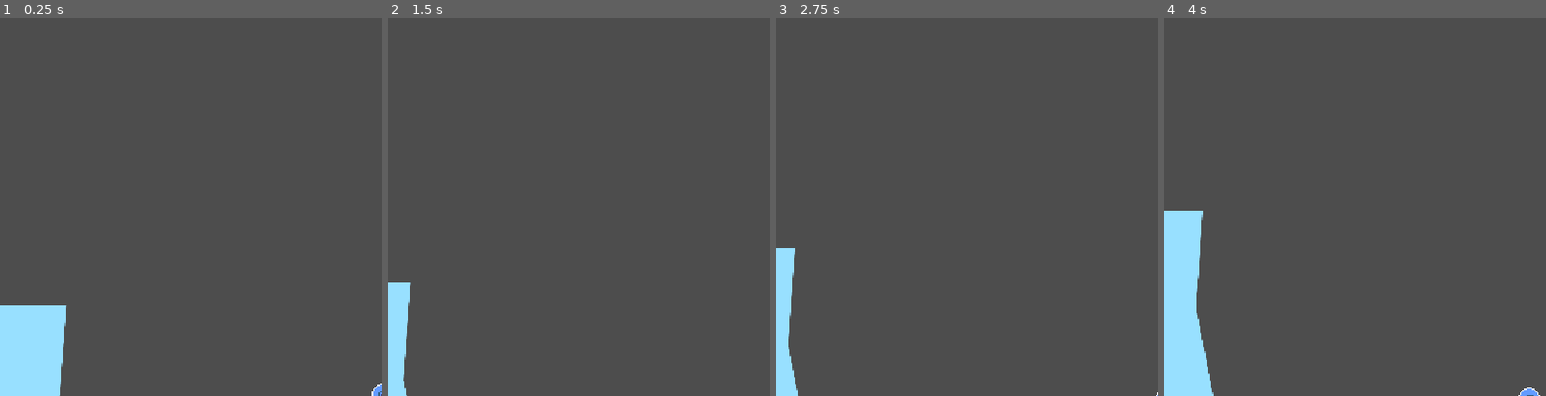
Above: before the commit, frames 1-4 (left to right).
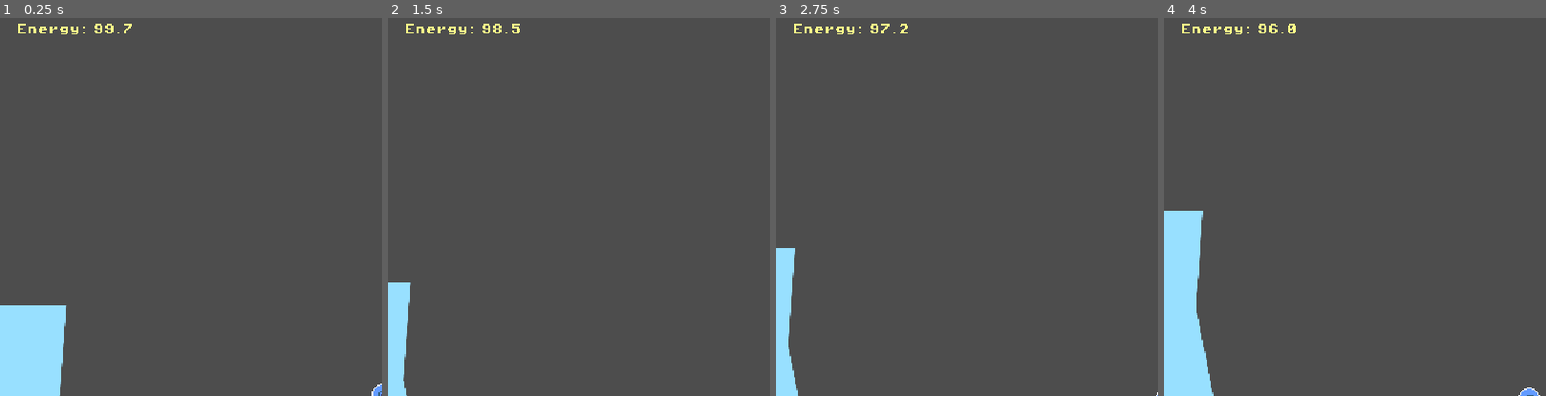
Above: after the commit, the same moments.

Repository: hawkstein/ld57-europan-expedition
Game: Godot game, scene res://scenes/game.tscn
The game is run twice, just before and just after one commit, with the same random seed, the same clock (stepped at 60 frames per second) and the same inputs.
Inputs:
- Up to frame 1 (0.25 s): no input
- Up to frame 2 (1.5 s): hold Right (thrust_right) 0.53-1.28 s; hold Left (thrust_left) from 1.28 s (still down)
- Up to frame 3 (2.75 s): release Left (thrust_left) at 2.03 s; hold Right (thrust_right) from 2.03 s (still down)
- Up to frame 4 (4 s): release Right (thrust_right) at 2.78 s; hold Left (thrust_left) from 2.78 s (still down)
The pictures show only the part of the screen within x 0-50%, y 0-50%; the shares and areas given below are measured in that part.

The runs differ from the first frame. In frame 1, 0.2% of the frame differs, in the area x 4-35%, y 1-5%; in frame 2, 0.3%; in frame 3, 0.2%; in frame 4, 0.3%.

Commit message:
add HUD with energy update UI

Diff:
--- a/scenes/game.tscn
+++ b/scenes/game.tscn
@@ -1,8 +1,10 @@
-[gd_scene load_steps=4 format=3 uid="uid://datbrd16t7lty"]
+[gd_scene load_steps=6 format=3 uid="uid://datbrd16t7lty"]
 
 [ext_resource type="PackedScene" uid="uid://b2spppmyrh54x" path="res://scenes/submersible.tscn" id="1_uwrxv"]
 [ext_resource type="PackedScene" uid="uid://d3mquy7bvifif" path="res://scenes/wall.tscn" id="2_yqjtg"]
 [ext_resource type="Texture2D" uid="uid://6m8r3jixkgey" path="res://assets/SmallBlockA.png" id="3_lnu2h"]
+[ext_resource type="Script" uid="uid://fbur17pmri2x" path="res://scripts/hud.gd" id="4_lbhrr"]
+[ext_resource type="FontFile" uid="uid://d1sh02lvddewo" path="res://fonts/PixelOperator8-Bold.ttf" id="5_iywne"]
 
 [node name="Game" type="Node2D"]
 
@@ -29,9 +31,24 @@
 [node name="SmallBlock" type="StaticBody2D" parent="."]
 position = Vector2(228, 286)
 
+[node name="CollisionPolygon2D" type="CollisionPolygon2D" parent="SmallBlock"]
+polygon = PackedVector2Array(-30, -65, -5, -64, 35, 1, 28, 37, 5, 63, -30, 30, -36, -14)
+
 [node name="Sprite2D" type="Sprite2D" parent="SmallBlock"]
 scale = Vector2(0.171, 0.171)
 texture = ExtResource("3_lnu2h")
 
-[node name="CollisionPolygon2D" type="CollisionPolygon2D" parent="SmallBlock"]
-polygon = PackedVector2Array(-30, -65, -5, -64, 35, 1, 28, 37, 5, 63, -30, 30, -36, -14)
+[node name="HUD" type="CanvasLayer" parent="."]
+script = ExtResource("4_lbhrr")
+
+[node name="EnergyLabel" type="Label" parent="HUD"]
+offset_left = 12.0
+offset_top = 10.0
+offset_right = 74.0
+offset_bottom = 33.0
+theme_override_colors/font_color = Color(0.992157, 0.996078, 0.537255, 1)
+theme_override_fonts/font = ExtResource("5_iywne")
+theme_override_font_sizes/font_size = 8
+text = "Energy: "
+
+[connection signal="energy_update" from="Submersible" to="HUD" method="_on_submersible_energy_update"]
--- /dev/null
+++ b/scripts/hud.gd
@@ -0,0 +1,6 @@
+extends CanvasLayer
+
+@onready var energy_label: Label = $EnergyLabel
+
+func _on_submersible_energy_update(energy: float) -> void:
+	energy_label.text = "Energy: "+str(energy).pad_decimals(1)
--- a/scripts/submersible.gd
+++ b/scripts/submersible.gd
@@ -4,8 +4,16 @@
 const HORIZONTAL_THRUST = Vector2(160, 0)
 
 signal energy_update(energy:float)
+var tick_loss := 1
 var contact_loss := 20.0
 var energy := 100.0
+
+func remove_energy(amount:float) -> void:
+	energy -= amount
+	emit_signal("energy_update", energy)
+
+func _process(delta: float) -> void:
+	remove_energy(tick_loss * delta)
 
 func _integrate_forces(state):
 	if Input.is_action_pressed("thrust_up"):
@@ -16,8 +24,4 @@
 
 
 func _on_body_shape_entered(body_rid: RID, body: Node, body_shape_index: int, local_shape_index: int) -> void:
-	energy -= contact_loss
-	print(energy)
-	emit_signal("energy_update", energy)
-	if energy <= 0:
-		print("Back to the mothership!")
+	remove_energy(contact_loss)
Binary file added: fonts/PixelOperator8-Bold.ttf
Not shown, added: fonts/PixelOperator8-Bold.ttf.import
Not shown, added: scripts/hud.gd.uid
